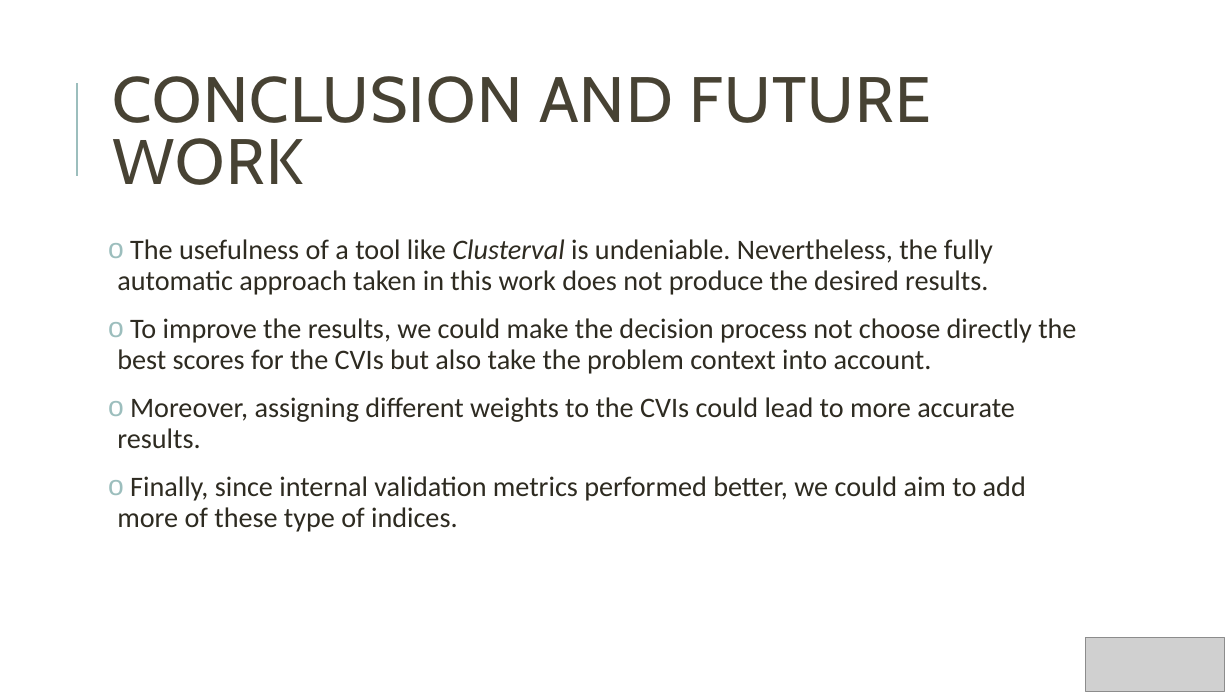
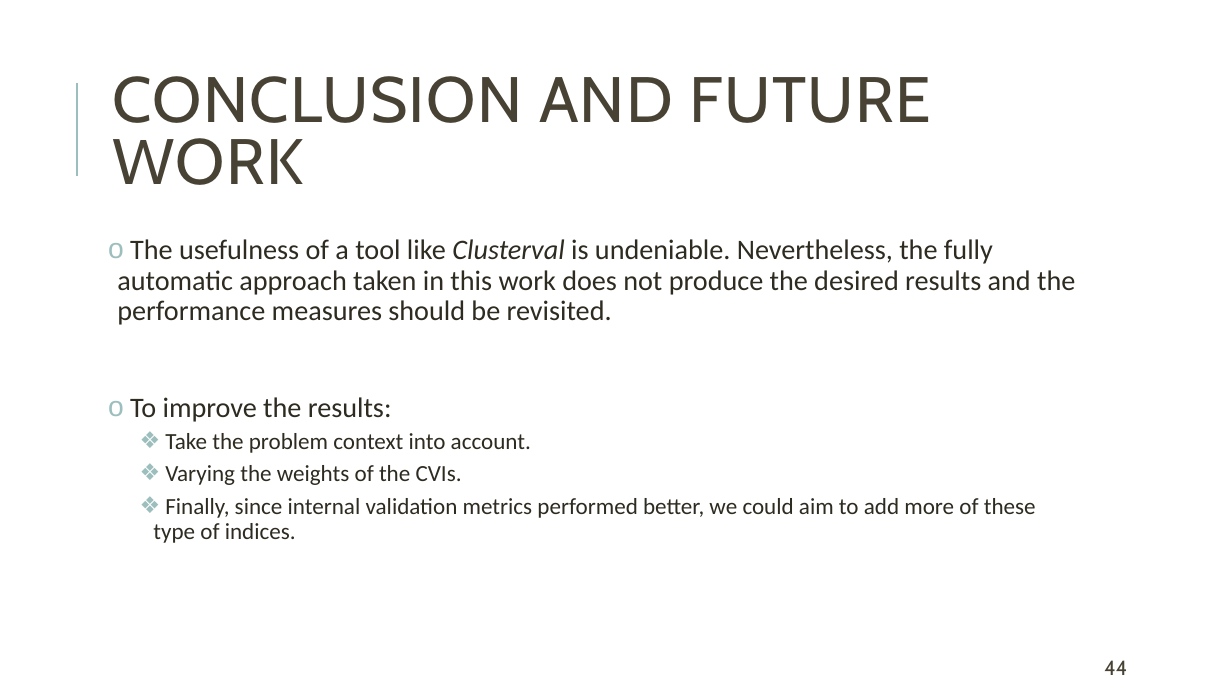
Before and after one commit to Nuno09/MscThesis, a slide deck: slide 44 of Dissertacao/apresentação_tese.pptx (slide 54 before the commit). Drawn at 1232x693 pixels with LibreOffice and Linux fonts; fonts in the diff are those of the drawing; grey boxes stand for pictures. Boxes give left, top, right and bottom in pixels: in the first picture for what was removed or moved away, otherwise in the second. Text is boxed around its words. In the diff, an @@ line names an element or a change of style, - is before the commit and + after.

```diff
--- a/Dissertacao/apresentação_tese.pptx
+++ b/Dissertacao/apresentação_tese.pptx
@@ text at (117,239,1075,485): text changed @@
-o The usefulness of a tool like Clusterval is undeniable. Nevertheless, the fully automatic approach taken in this work does not produce the desired results.
-o To improve the results, we could make the decision process not choose directly the best scores for the CVIs but also take the problem context into account.
-o Moreover, assigning different weights to the CVIs could lead to more accurate results.
+o The usefulness of a tool like Clusterval is undeniable. Nevertheless, the fully automatic approach taken in this work does not produce the desired results and the performance measures should be revisited.
+o To improve the results:
+    ❖ Take the problem context into account.
+    ❖ Varying the weights of the CVIs.
@@ text at (153,498,1036,543): size 22 to 18 pt in "Finally, since internal validation metrics performed better, ..."; bullet o to ❖; list level 1 to 3 in "Finally, since internal validation metrics ..." @@
@@ picture removed at (1086,638,1226,691) @@
@@ page number added at (1104,660,1127,675), 16 pt, text #474233 @@
+44
```
Also in this commit, not shown: 41 other slides changed, 1 slide added, 11 slides removed.
